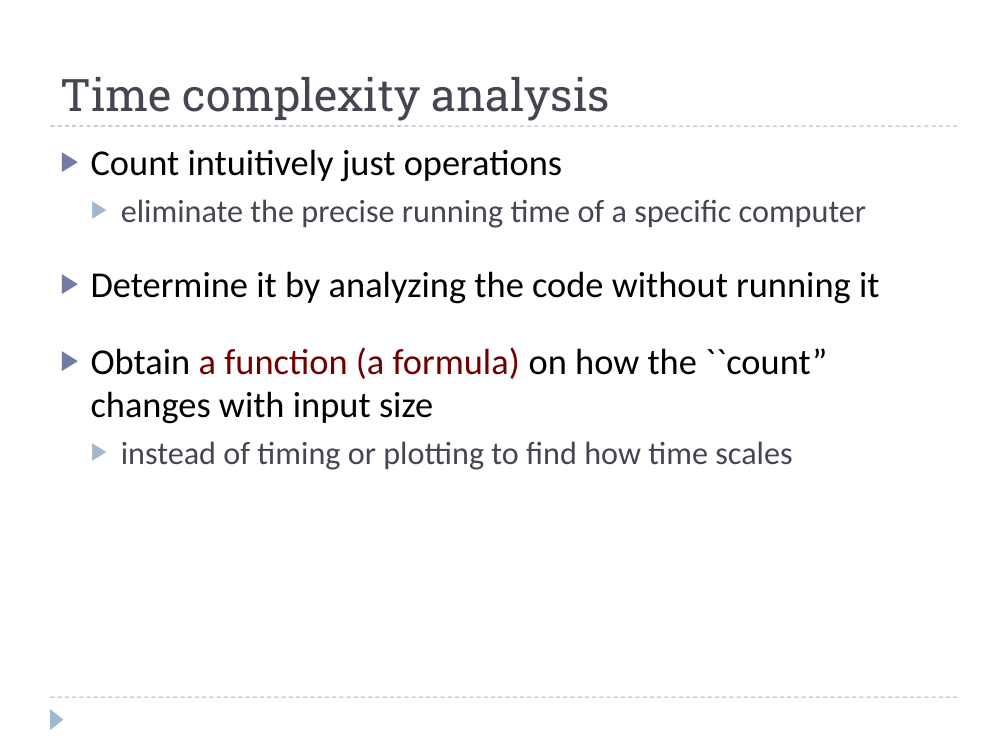
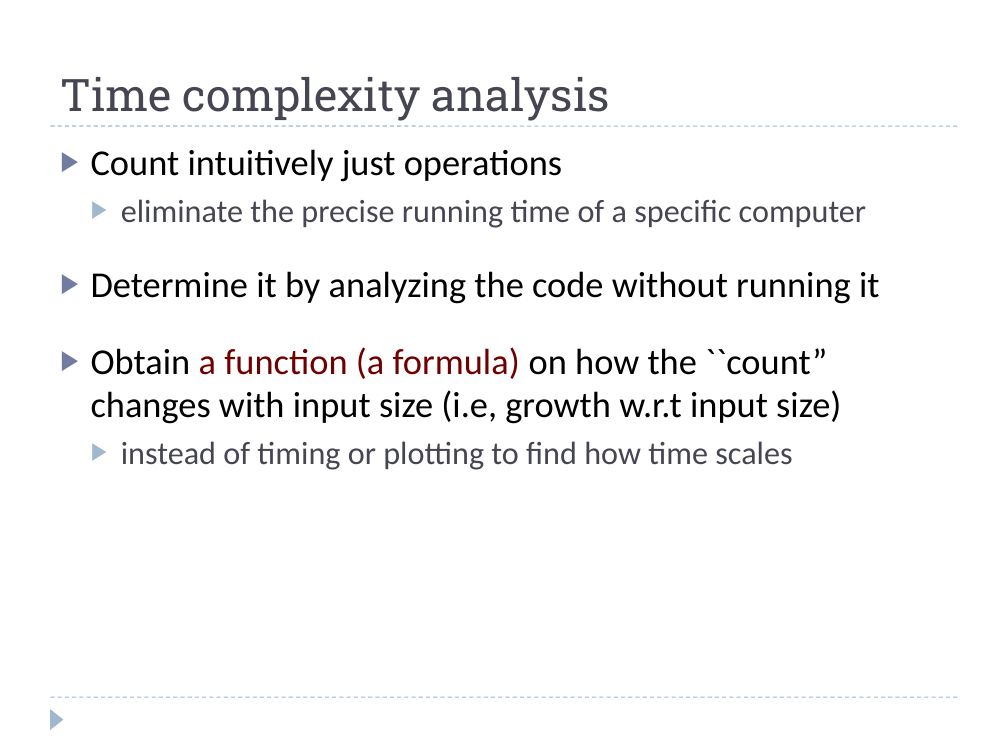
Before and after one commit to eldridgejm/dsc40b-2021-wi-public, a slide deck: slide 25 of published/lectures/01-intro/slides-wang.pptx. Drawn at 1008x756 pixels with LibreOffice and Linux fonts; fonts in the diff are those of the drawing. Boxes give left, top, right and bottom in pixels: in the first picture for what was removed or moved away, otherwise in the second. Text is boxed around its words. In the diff, an @@ line names an element or a change of style, - is before the commit and + after.

```diff
--- a/published/lectures/01-intro/slides-wang.pptx
+++ b/published/lectures/01-intro/slides-wang.pptx
@@ text at [91, 347, 841, 424]: text changed @@
-▶ Obtain a function (a formula) on how the ``count” changes with input size
+▶ Obtain a function (a formula) on how the ``count” changes with input size (i.e, growth w.r.t input size)
```
Also in this commit, not shown: 3 other slides changed, 1 other file.
